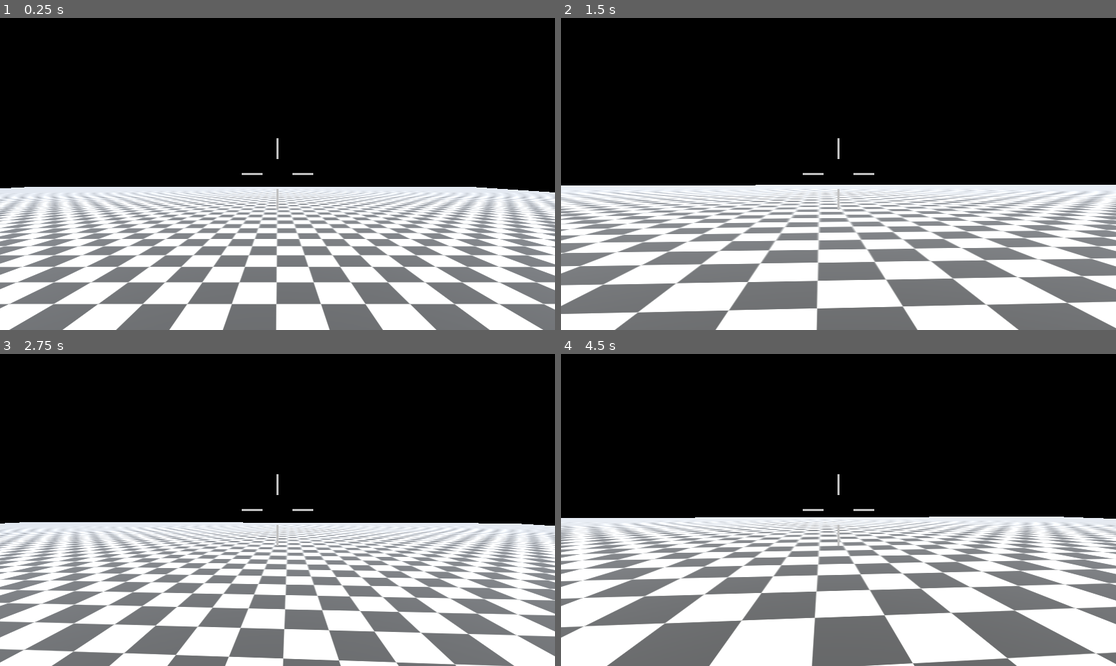
Above: before the commit, frames 1-4 (two rows, left to right).
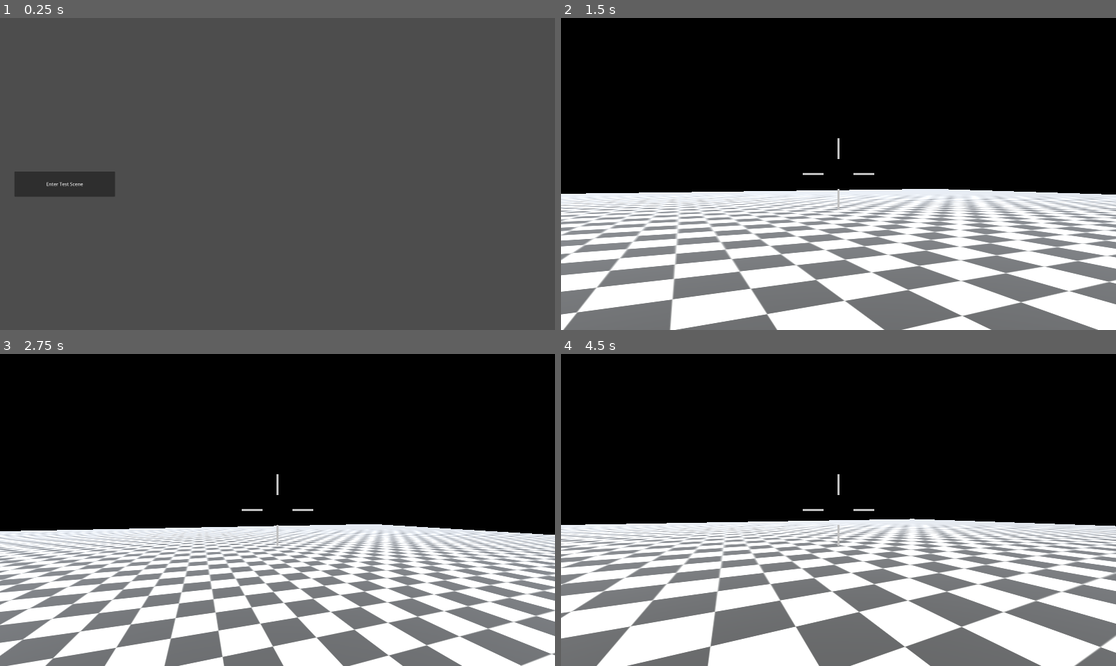
Above: after the commit, the same moments.

Repository: Octopodes-Nuts/FracturedExodus
Game: Godot game, scene res://ui/main_menu/MainMenu.tscn
Same seed, same stepped clock (60 frames per second), same inputs: the game is played once before the commit and once after it. Before the commit the project starts from res://environment/maps/test_map/TestMap.tscn.
Inputs (mouse positions are in pixels of both pictures, inside the frame that each line leads up to):
- Up to frame 1 (0.25 s): no input
- Up to frame 2 (1.5 s): click (627, 183) at 0.5 s, where only the run after the commit has a clickable "Enter Test Scene"; move the mouse to (866, 174) at 1.27 s; hold W (move_forward) from 1.28 s (still down); hold Right mouse button (ads) from 1.28 s (still down); click (866, 174) at 1.42 s
- Up to frame 3 (2.75 s): keep holding W (move_forward); tap Space (jump) at 1.52, 2.27 s; move the mouse to (249, 510) at 2.02 s; release Right mouse button (ads) at 2.03 s; tap C (crouch) at 2.1 s
- Up to frame 4 (4.5 s): keep holding W (move_forward); move the mouse to (849, 503) at 2.77 s; tap 4 (equipment_1) at 2.85 s; move the mouse to (832, 516) at 3.52 s; tap 5 (equipment_2) at 3.6 s; click (832, 516) at 3.67 s; tap Space (jump) at 3.77 s; move the mouse to (877, 513) at 4.27 s; press the mouse at (877, 513) at 4.28 s

The runs differ from the first frame. In frame 1, 100% of the frame differs, in the area x 0-100%, y 0-100%; in frame 2, 27%; in frame 3, 27%; in frame 4, 27%.

Commit message:
add main menu file

Diff:
--- a/src/behavior/player/Equipable.gd
+++ b/src/behavior/player/Equipable.gd
@@ -15,7 +15,7 @@
 # this is for a good reason anthony. This active setting needs
 # to be an event
 func _set_active():
-    active = true
+	active = true
 
 func _set_inactive():
-    active = false
+	active = false
--- a/src/project.godot
+++ b/src/project.godot
@@ -11,7 +11,7 @@
 [application]
 
 config/name="FracturedExodus"
-run/main_scene="res://environment/maps/test_map/TestMap.tscn"
+run/main_scene="res://ui/main_menu/MainMenu.tscn"
 config/features=PackedStringArray("4.1")
 config/icon="res://icon.png"
 
--- /dev/null
+++ b/src/ui/main_menu/MainMenu.gd
@@ -0,0 +1,17 @@
+###############################################################
+# Copyright (c) 2023 Octopodes Studio
+# Authors: Isaiah Raspet
+###############################################################
+
+# ToDo: Add more functionality to the main menu
+
+extends Control
+
+# Called when the node enters the scene tree for the first time.
+func _ready():
+	pass # Replace with function body.
+
+
+func _on_test_scene_btn_pressed():
+	if not get_tree().change_scene_to_file("res://environment/maps/test_map/TestMap.tscn") == OK:
+		print("Error getting to file")
--- a/src/ui/main_menu/MainMenu.tscn
+++ b/src/ui/main_menu/MainMenu.tscn
@@ -1,5 +1,30 @@
-[gd_scene format=2]
+[gd_scene load_steps=3 format=3 uid="uid://c8dj4at3lkd4j"]
+
+[ext_resource type="PackedScene" uid="uid://dx340x64cys4r" path="res://ui/main_menu/MainMenuBackground.tscn" id="1_10aiy"]
+[ext_resource type="Script" path="res://ui/main_menu/MainMenu.gd" id="1_vrxho"]
 
 [node name="main_menu" type="Control"]
+layout_mode = 3
+anchors_preset = 15
 anchor_right = 1.0
 anchor_bottom = 1.0
+grow_horizontal = 2
+grow_vertical = 2
+script = ExtResource("1_vrxho")
+
+[node name="MainMenuBackground" parent="." instance=ExtResource("1_10aiy")]
+
+[node name="test_scene_btn" type="Button" parent="."]
+layout_mode = 1
+anchors_preset = -1
+anchor_left = 0.026
+anchor_top = 0.492
+anchor_right = 0.207
+anchor_bottom = 0.573
+offset_left = 0.079998
+offset_top = -0.359985
+offset_right = 0.559967
+offset_bottom = 0.159973
+text = "Enter Test Scene"
+
+[connection signal="pressed" from="test_scene_btn" to="." method="_on_test_scene_btn_pressed"]
--- /dev/null
+++ b/src/ui/main_menu/MainMenuBackground.tscn
@@ -0,0 +1,3 @@
+[gd_scene format=3 uid="uid://dx340x64cys4r"]
+
+[node name="MainMenuBackground" type="Node3D"]
